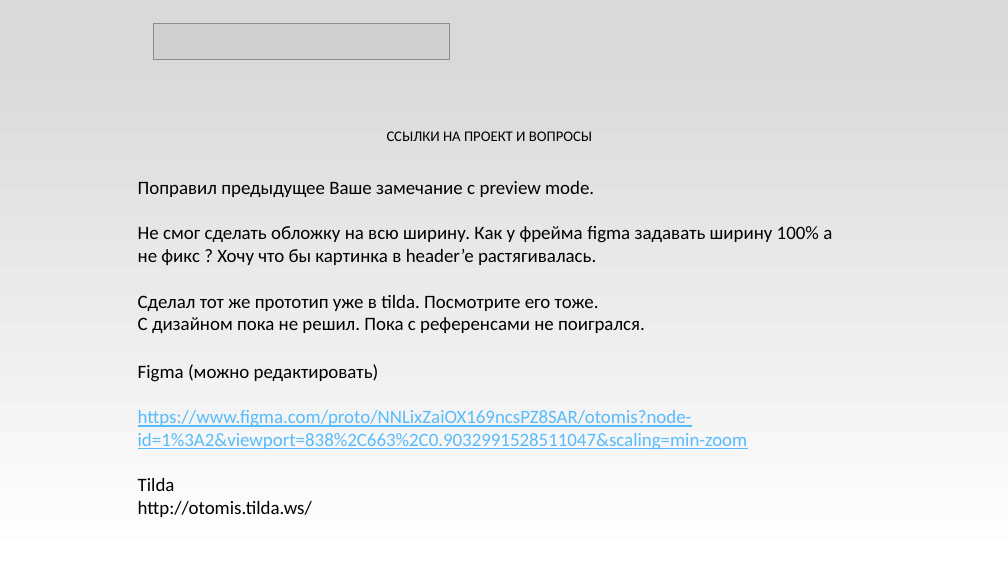
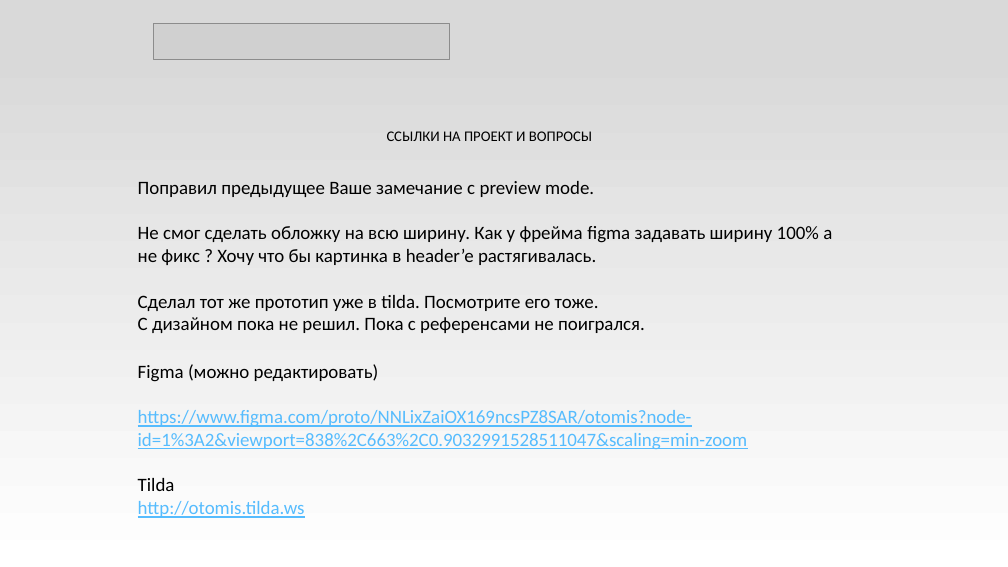
Before and after one commit to mindblower5000/gu-ui-ux, a slide deck: slide 32 of hw10-melchuk.pptx. Drawn at 1008x567 pixels with LibreOffice and Linux fonts; fonts in the diff are those of the drawing; grey boxes stand for pictures. Boxes give left, top, right and bottom in pixels: in the first picture for what was removed or moved away, otherwise in the second. Text is boxed around its words. In the diff, an @@ line names an element or a change of style, - is before the commit and + after.

```diff
--- a/hw10-melchuk.pptx
+++ b/hw10-melchuk.pptx
@@ text at <box>138,501,305,518</box>: text changed; text colour #000000 to #56BCFE @@
-http://otomis.tilda.ws/
+http://otomis.tilda.ws
```
Also in this commit, not shown: 1 other slide changed, 1 other file.
